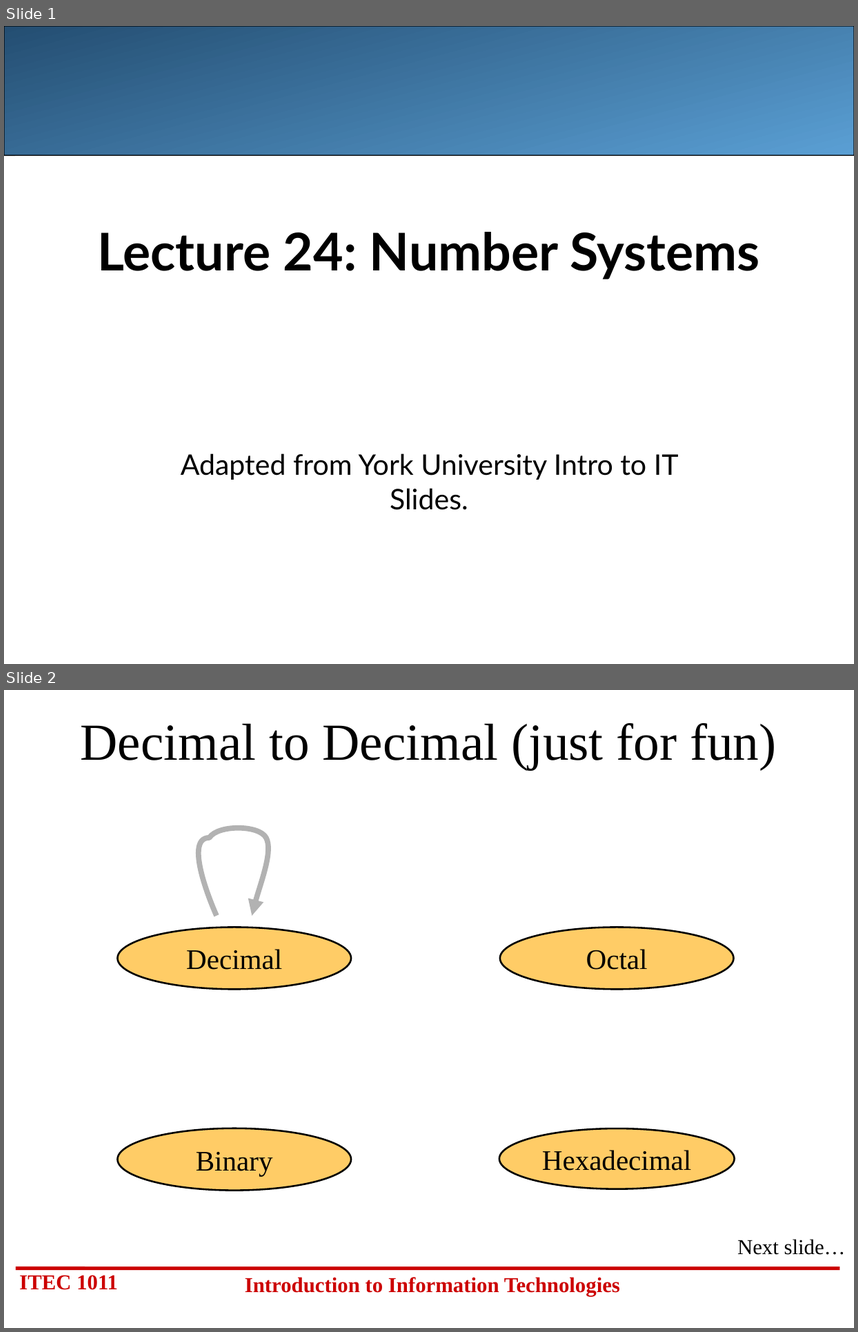
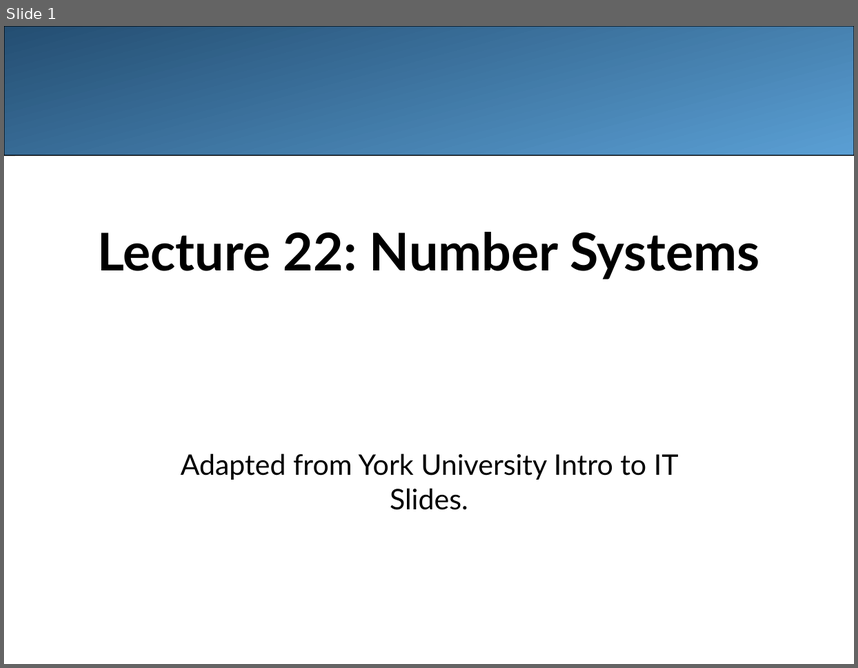
Before and after one commit to LongBaoNguyen/longbaonguyen.github.io, a slide deck: courses/apcsa/lecture22.ppt. Shown one above the other, each under a label of ours: slides 1 and 2 before the commit, slide 1 after it. The pictures are 858x1332 and 858x668 pixels, drawn with LibreOffice and Linux fonts; fonts in the diff are those of the drawing; background and template pictures are left out. Boxes give left, top, right and bottom in pixels: in the first picture for what was removed or moved away, otherwise in the second. Text is boxed around its words. In the diff, an @@ line names an element or a change of style, - is before the commit and + after.

```diff
--- a/courses/apcsa/lecture22.ppt
+++ b/courses/apcsa/lecture22.ppt
@@ slide 2 removed at <box>4,690,854,1328</box>, background #FFFFFF @@
@@ title removed at <box>81,723,776,770</box> @@
-Decimal to Decimal (just for fun)
@@ freeform shape removed at <box>181,825,272,915</box> @@
@@ ellipse removed at <box>118,927,352,989</box> @@
-Decimal
@@ ellipse removed at <box>500,927,734,989</box> @@
-Octal
@@ ellipse removed at <box>118,1127,352,1190</box> @@
-Binary
@@ ellipse removed at <box>499,1129,735,1189</box> @@
-Hexadecimal
@@ text removed at <box>737,1239,846,1254</box> @@
-Next slide…
@@ line removed from (16, 1268) to (840, 1268) @@
@@ text removed at <box>19,1274,118,1290</box> @@
-ITEC 1011
@@ text removed at <box>245,1276,620,1296</box> @@
-Introduction to Information Technologies
@@ slide 1 changed as well @@
@@ title at <box>97,232,760,279</box>: text changed @@
-Lecture 24: Number Systems
+Lecture 22: Number Systems
```
Also in this commit, not shown: 28 slides added, 20 other slides removed, 1 other file.
